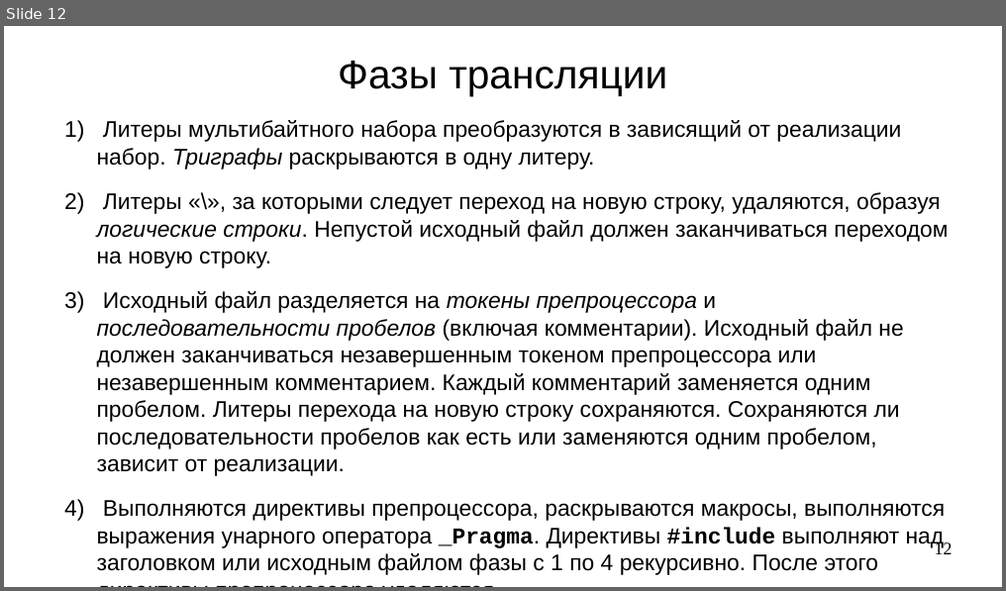
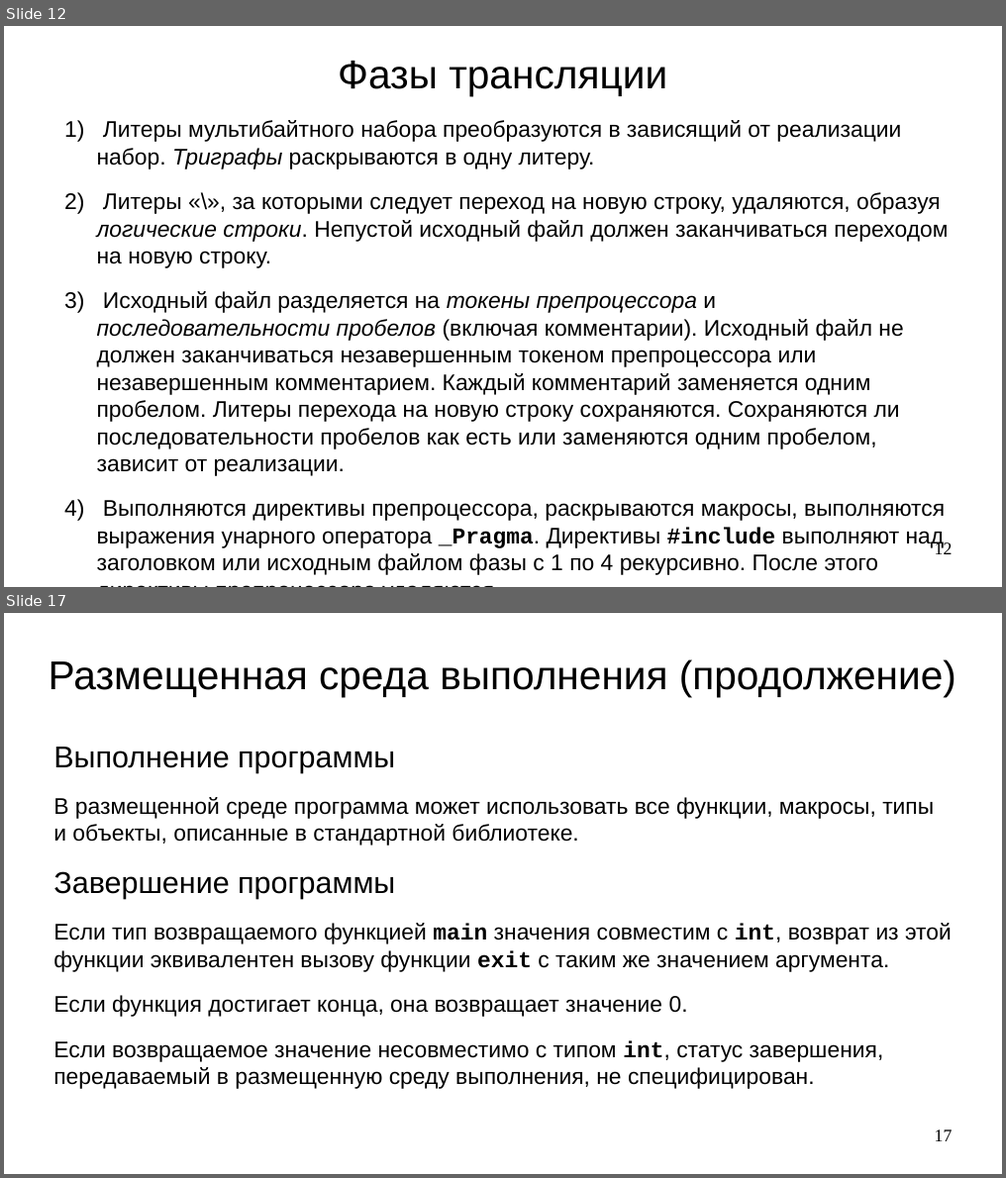
Before and after one commit to steelcraft/stud-lab, a slide deck: Лекции/CACP01.odp. Shown one above the other, each under a label of ours: slide 12 before the commit, slides 12 and 17 after it; the slides between them are not shown. The pictures are 1006x591 and 1006x1178 pixels, drawn with LibreOffice and Linux fonts; fonts in the diff are those of the drawing. Boxes give left, top, right and bottom in pixels: in the first picture for what was removed or moved away, otherwise in the second. Text is boxed around its words. In the diff, an @@ line names an element or a change of style, - is before the commit and + after.

Commit message:
Добавлен раздел "Среда выполнения" (до 5.1.2.2.3)

```diff
--- a/Лекции/CACP01.odp
+++ b/Лекции/CACP01.odp
@@ slide 17 added at (x1=4, y1=613, x2=1002, y2=1174), background #FFFFFF @@
@@ title added at (x1=49, y1=660, x2=956, y2=697), 32 pt, text #000000 @@
+Размещенная среда выполнения (продолжение)
@@ text added at (x1=54, y1=747, x2=951, y2=1089), 18 pt, text #000000 @@
+Выполнение программы
+В размещенной среде программа может использовать все функции, макросы, типы и объекты, описанные в стандартной библиотеке.
+Завершение программы
+Если тип возвращаемого функцией main значения совместим с int, возврат из этой функции эквивалентен вызову функции exit с таким же значением аргумента.
+Если функция достигает конца, она возвращает значение 0.
+Если возвращаемое значение несовместимо с типом int, статус завершения, передаваемый в размещенную среду выполнения, не специфицирован.
@@ page number added at (x1=935, y1=1130, x2=952, y2=1142), 14 pt, text #000000 @@
+17
```
Also in this commit, not shown: 1 slide changed, 4 other slides added, 1 slide removed.
